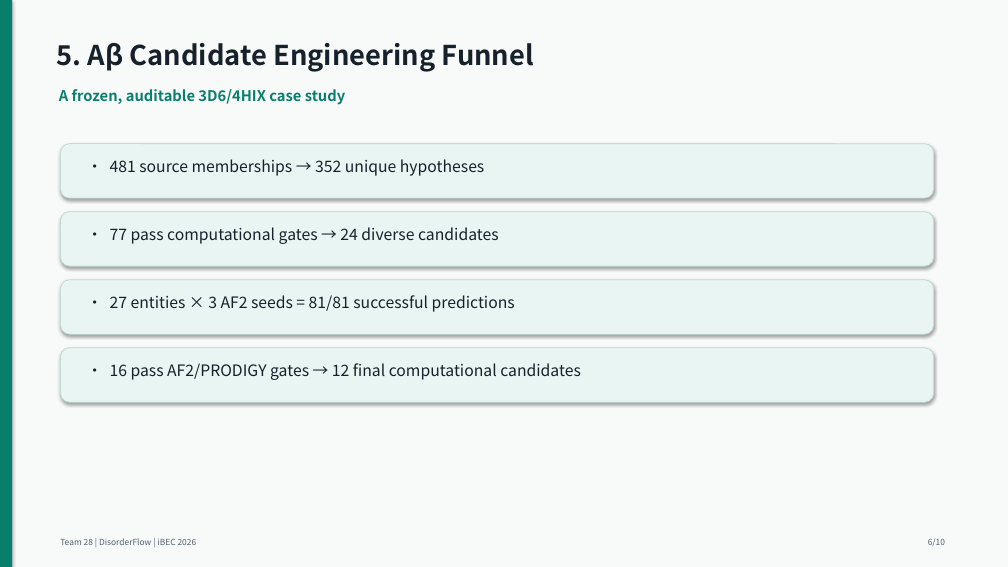
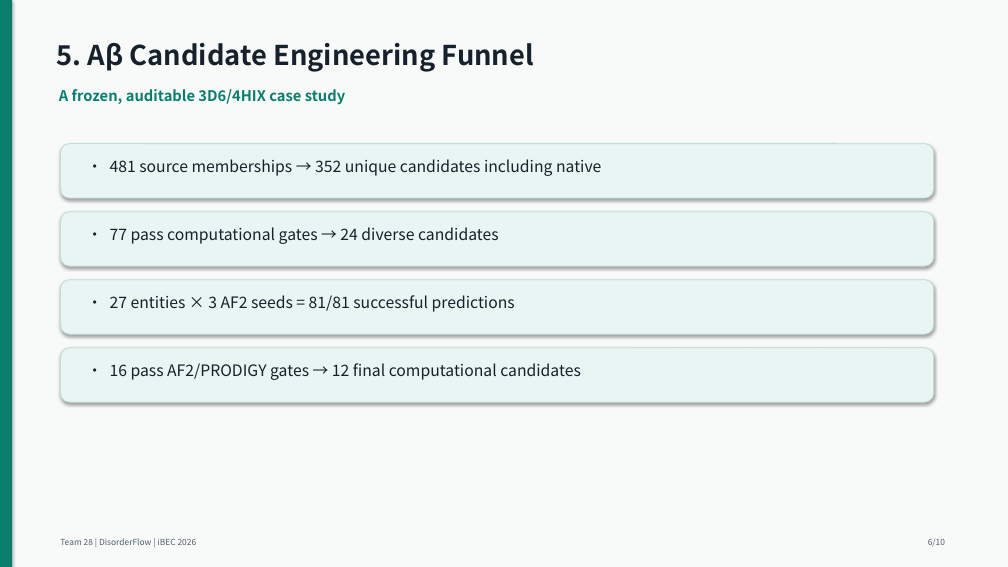
Before and after one commit to liubuing/DisorderFlow, a slide deck: slide 6 of iBEC_Submission/build_v2/AnalyzingDisorder/28-AnalyzingDisorder-TechnicalAbstract.pptx. Drawn at 1008x567 pixels with LibreOffice and Linux fonts; fonts in the diff are those of the drawing. Boxes give left, top, right and bottom in pixels: in the first picture for what was removed or moved away, otherwise in the second. Text is boxed around its words. In the diff, an @@ line names an element or a change of style, - is before the commit and + after.

Commit message:
docs: iBEC v2 package rebuild — structural-triage wording + self-verification tooling
- Report wording tightened: AF2/PRODIGY described as structural triage (not
  validation), candidate counts explicitly include native control, E1 phrased
  without an isolated disorder-conditioning effect
- Dual-protocol candidate-interface results intentionally excluded from claims
  (deployment gate not passed; development-only per contract)
- Add package self-verification (VERIFY_PACKAGE.py, verify_ibec_package.py),
  REPRODUCIBILITY_V2.md, ECLS evidence manifest and CAID3 external analysis
- Rebuilt AnalyzingDisorder.zip (1.704 MB, deadline 2026-09-30)

```diff
--- a/iBEC_Submission/build_v2/AnalyzingDisorder/28-AnalyzingDisorder-TechnicalAbstract.pptx
+++ b/iBEC_Submission/build_v2/AnalyzingDisorder/28-AnalyzingDisorder-TechnicalAbstract.pptx
@@ text at (110,159,601,176): text changed @@
-• 481 source memberships → 352 unique hypotheses
+• 481 source memberships → 352 unique candidates including native
```
Also in this commit, not shown: 4 other slides changed, 19 other files.
